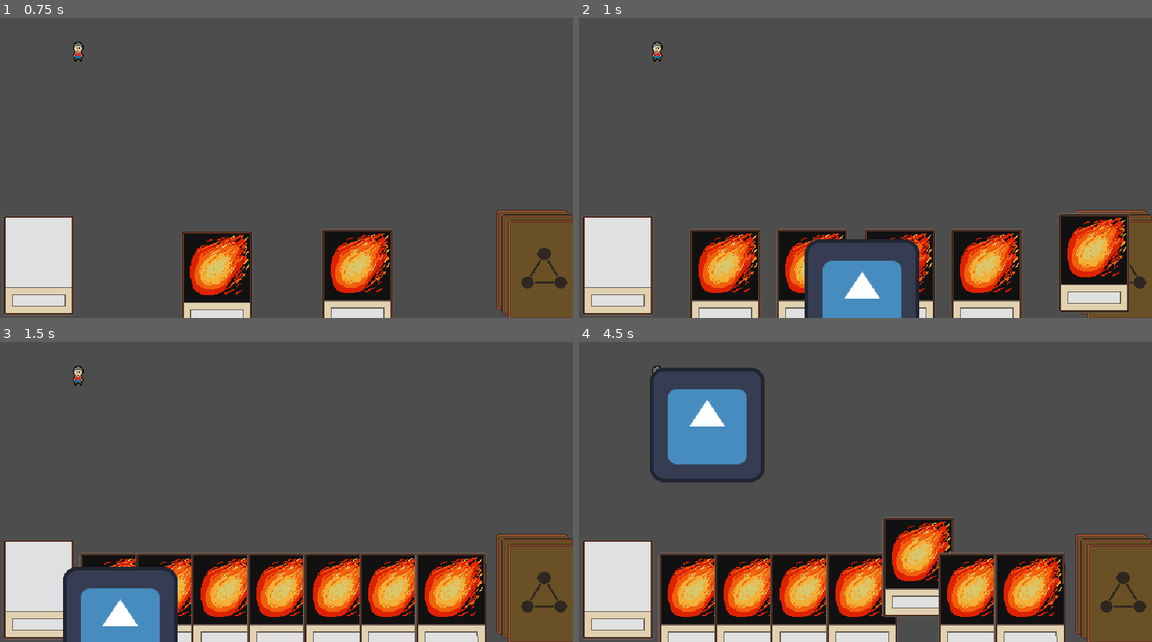
Above: before the commit, frames 1-4 (two rows, left to right).
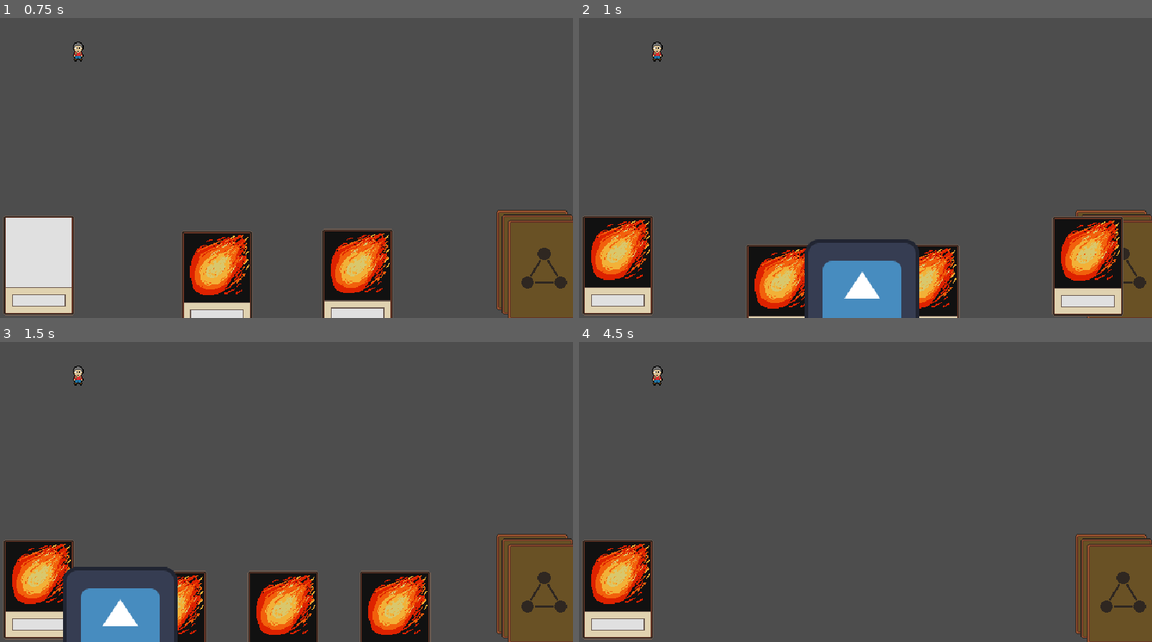
Above: after the commit, the same moments.

Repository: HaywardMorihara/action-card-game
Game: Godot game, scene res://Main.tscn
The game is run twice, just before and just after one commit, with the same random seed, the same clock (stepped at 60 frames per second) and the same inputs. The engine's default icon, where the game draws it, is replaced by a stand-in: a white triangle on a blue panel in a dark square.
Inputs (mouse positions are in pixels of both pictures, inside the frame that each line leads up to):
- Up to frame 1 (0.75 s): move the mouse to (280, 297) at 0.52 s; press the mouse at (280, 297) at 0.53 s
- Up to frame 2 (1 s): tap Space (ui_select) at 0.77, 0.8 s
- Up to frame 3 (1.5 s): tap Space (ui_select) at 1.07, 1.35 s; move the mouse to (120, 624) at 1.27 s; release the mouse at (120, 624) at 1.28 s
- Up to frame 4 (4.5 s): tap Space (ui_select) at 1.52, 1.82, 2.3, 3.02, 3.32 s; click (699, 624) at 1.55 s; move the mouse to (750, 624) at 2.02 s; press the mouse at (750, 624) at 2.03 s; tap Enter at 2.75 s; move the mouse to (808, 624) at 2.77 s; release the mouse at (808, 624) at 2.78 s; click (808, 624) at 2.85 s; move the mouse to (859, 624) at 3.52 s; hold Space (ui_select) 3.53-4.28 s; move the mouse to (917, 624) at 4.27 s; click (917, 624) at 4.35 s

Frame 1 is identical in both runs. In frame 2, 17% of the frame differs, in the area x 1-97%, y 64-100%; in frame 3, 18%; in frame 4, 29%, in the area x 1-85%, y 8-100%.

Commit message:
Playing a card

Diff:
--- a/GlobalSignals.gd
+++ b/GlobalSignals.gd
@@ -2,6 +2,8 @@
 
 # CardGame
 signal draw_cards(count : int)
+signal disable_hand
+signal enable_hand
 
 # CardEffect
 signal execute(card_effect : Callable)
--- a/card_game/CardGame.gd
+++ b/card_game/CardGame.gd
@@ -2,6 +2,7 @@
 
 @onready var deck : Deck = $Deck
 @onready var hand : Hand = $Hand
+@onready var discard_pile : DiscardPile = $DiscardPile
 
 # TODO Should this be refactored to use awaits? https://docs.godotengine.org/en/stable/tutorials/scripting/gdscript/gdscript_basics.html#awaiting-for-signals-or-coroutines
 var _animation_queue : Array[Callable] = []
@@ -67,7 +68,6 @@
 	# TODO
 	pass
 
-# Hand to Discard (specific, random)
 func discard_from_hand(card : Card):
 	# TODO
 	pass
@@ -131,3 +131,6 @@
 	_animation_queue.append(func(callback : Callable):
 		hand.add_card(next_card, deck.global_position, callback);
 	);
+
+func _on_hand_card_played(card : Card) -> void:
+	discard_pile.add_card(card, get_global_mouse_position());
--- a/card_game/CardGame.tscn
+++ b/card_game/CardGame.tscn
@@ -16,3 +16,5 @@
 
 [node name="Hand" parent="." instance=ExtResource("2_qrhnp")]
 position = Vector2(316, 336)
+
+[connection signal="card_played" from="Hand" to="." method="_on_hand_card_played"]
--- a/card_game/card/Card.gd
+++ b/card_game/card/Card.gd
@@ -1,4 +1,6 @@
 class_name Card extends Area2D
+
+signal played(card : Card)
 
 # TODO Investigate - Tried making CardEffect a Resource, but then, I couldn't connect signals to it (PointAndClickEffect)
 #@export var effect : CardEffect
@@ -14,9 +16,14 @@
 
 var resting_position : Vector2
 
+var is_hovered_over := false
+var is_card_selected := false
+
 func play():
 	assert(effect, "Card effect must be set in order to play it!");
 	GlobalSignals.execute.emit(effect.execute);
+	played.emit(self);
+	# TODO Animation
 
 func get_effect_description() -> String:
 	return effect.get_description();
@@ -36,12 +43,51 @@
 	var tween : Tween = create_tween() as Tween;
 	tween.tween_property(self, "scale", Vector2(target, target), animation_move_speed);
 
+func disable_hover() -> void:
+	collision_shape.disabled = true;
+
+func enable_hover() -> void:
+	collision_shape.disabled = false;
+
+func _physics_process(delta: float) -> void:
+	if is_card_selected:
+		global_position = get_global_mouse_position();
+
+func _input(event):
+	if event.is_action_pressed("left_click"):
+		if is_hovered_over:
+			is_card_selected = true
+			scale_to(hover_scale);
+	if event.is_action_released("left_click"):
+		if is_card_selected:
+			is_card_selected = false;
+			scale_to(1.0);
+			if _overlaps_with_hand():
+				move_to_local_pos(resting_position);
+			else:
+				play();
+
 func _on_mouse_entered() -> void:
+	is_hovered_over = true;
 	if position != resting_position:
 		return
 #	scale_to(hover_scale);
 	move_to_local_pos(resting_position + Vector2(0, -hover_displacement));
 
 func _on_mouse_exited() -> void:
+	is_hovered_over = false;
 #	scale_to(1.0);
 	move_to_local_pos(resting_position);
+
+func _overlaps_with_hand() -> bool:
+	var overlapping_areas : Array[Area2D] = get_overlapping_areas();
+	for oa in overlapping_areas:
+		if oa is Hand:
+			return true
+	return false
+#	var cols : CollisionShape2D = oa.collision_shape as CollisionShape2D;
+#	var rect_shape = oa.collision_shape.shape as RectangleShape2D
+#	var rect : Rect2 = rect_shape.get_rect() as Rect2;
+#	if rect.has_point(get_global_mouse_position() - oa.global_position):
+#		if oa.global_position.x > global_position.x:
+#			return
--- a/card_game/card/Card.tscn
+++ b/card_game/card/Card.tscn
@@ -4,7 +4,7 @@
 [ext_resource type="Texture2D" uid="uid://fe2habq28skx" path="res://card_game/card/blank_card_front.png" id="2_ado7w"]
 
 [sub_resource type="RectangleShape2D" id="RectangleShape2D_d5xj0"]
-size = Vector2(80, 160)
+size = Vector2(80, 112)
 
 [node name="Card" type="Area2D"]
 script = ExtResource("1_41olx")
@@ -13,7 +13,6 @@
 texture = ExtResource("2_ado7w")
 
 [node name="CollisionShape2D" type="CollisionShape2D" parent="."]
-position = Vector2(0, 24)
 shape = SubResource("RectangleShape2D_d5xj0")
 
 [connection signal="mouse_entered" from="." to="." method="_on_mouse_entered"]
--- a/card_game/discard_pile/DiscardPile.gd
+++ b/card_game/discard_pile/DiscardPile.gd
@@ -1,20 +1,20 @@
-extends Node2D
+class_name DiscardPile extends Node2D
 
 @onready var contents : Node = $Contents;
 
-func add_card(card : Card):
+func add_card(card : Card, start_global_pos : Vector2):
+	card.resting_position = Vector2.ZERO;
+	card.disable_hover();
 	# TODO Is this the right order?
 	contents.add_child(card);
-	# Note: Necessary when you add a child (set its position)
-	card.position = Vector2.ZERO;
+	card.global_position = start_global_pos;
+	card.move_to_local_pos(card.resting_position);
+#	# Note: Necessary when you add a child (set its position)
+#	card.position = card.resting_position;
 
-func remove(card : Card) -> Card:
-	var hand_contents : Array = contents.get_children();
-	for i in len(contents):
-		if hand_contents[i] == card:
-			contents.remove_at(i);
-			return card;
-	return null
+func remove(card : Card) -> void:
+	card.enable_hover();
+	contents.remove_child(card);
 
 func remove_all() -> Array[Card]:
 	var removed_cards : Array = contents.get_children();
--- a/card_game/effects/PointAndClickEffect.gd
+++ b/card_game/effects/PointAndClickEffect.gd
@@ -6,11 +6,13 @@
 	return "Allows the player to aim and designate a target"
 
 func execute(world : World):
+	GlobalSignals.disable_hand.emit();
 	var aimer : Aimer = AimerScene.instantiate() as Aimer;
 	world.add_child(aimer);
 	aimer.aim_finished.connect(_on_aimer_finished);
 
 func _on_aimer_finished(target : Vector2):
+	GlobalSignals.enable_hand.emit();
 	if next_effect:
 		next_effect.target = target;
 		GlobalSignals.execute.emit(next_effect.execute);
--- a/card_game/hand/Hand.gd
+++ b/card_game/hand/Hand.gd
@@ -1,4 +1,6 @@
 class_name Hand extends Area2D
+
+signal card_played(card : Card)
 
 @onready var collision_shape : CollisionShape2D = $CollisionShape2D
 @onready var contents : Node = $Contents;
@@ -10,19 +12,18 @@
 
 func _ready() -> void:
 	resting_position = position;
+	GlobalSignals.disable_hand.connect(disable);
+	GlobalSignals.enable_hand.connect(enable);
 
 func add_card(card : Card, start_global_pos : Vector2, callback : Callable):
 	contents.add_child(card);
 	card.global_position = start_global_pos;
+	card.played.connect(_on_card_played);
 	_rebalance(callback);
 
-func remove(card : Card) -> Card:
-	var hand_contents : Array = contents.get_children();
-	for i in len(contents):
-		if hand_contents[i] == card:
-			contents.remove_at(i);
-			return card;
-	return null
+func remove(card : Card):
+	contents.remove_child(card);
+	_rebalance();
 
 func remove_random(count : int) -> Array[Card]:
 	# TODO
@@ -32,7 +33,18 @@
 	# TODO
 	return []
 
-func _rebalance(callback : Callable):
+func disable() -> void:
+	collision_shape.disabled = true
+	for c in contents.get_children():
+		c.disable_hover();
+
+func enable() -> void:
+	collision_shape.disabled = false;
+	for c in contents.get_children():
+		c.enable_hover();
+
+# TODO Does this need a callback?
+func _rebalance(callback : Callable = func() : pass):
 	var hand_width = collision_shape.shape.get_size().x;
 	var cards_in_hand = contents.get_children();
 	var num_cards_in_hand = cards_in_hand.size();
@@ -60,3 +72,7 @@
 func _on_mouse_exited() -> void:
 	var tween : Tween = create_tween() as Tween;
 	tween.tween_property(self, "position", resting_position, animation_speed);
+
+func _on_card_played(card : Card) -> void:
+	remove(card);
+	card_played.emit(card);
